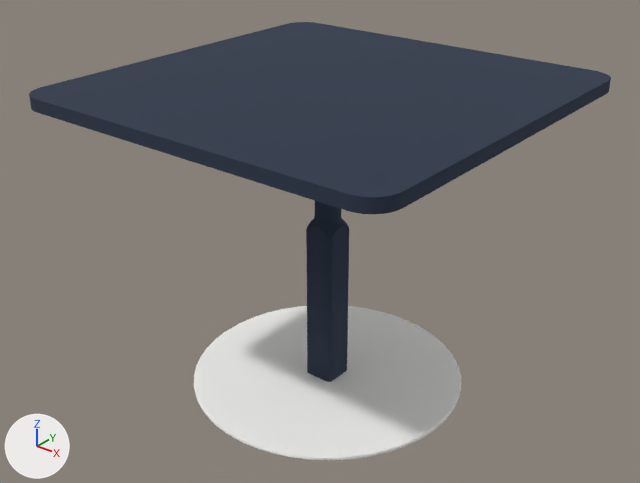
An edit to the glTF model table/product4/4-3.glb, drawn before and after from the same camera.
Both versions are drawn from a 50 mm lens placed at (1.125, -1.435, 1.245), pointed at (-0.013, -0.012, 0.363). Arrows for +X, +Y and +Z are at lower left; the lights stay in place. Where no turn or scale is listed for an object, it has been applied to the vertices. Vertices at the same position are counted once.

Names of what the first picture shows: 'L_584da2d7_cc1e_4726_8178_782962464571_C1_I4', 'L_956c6789_1e5a_4cb2_928b_7b80fcdd3e5a_C1_I11', 'L_a1c35eb5_8430_4ba5_9f1c_68610345e7ff_I13'.
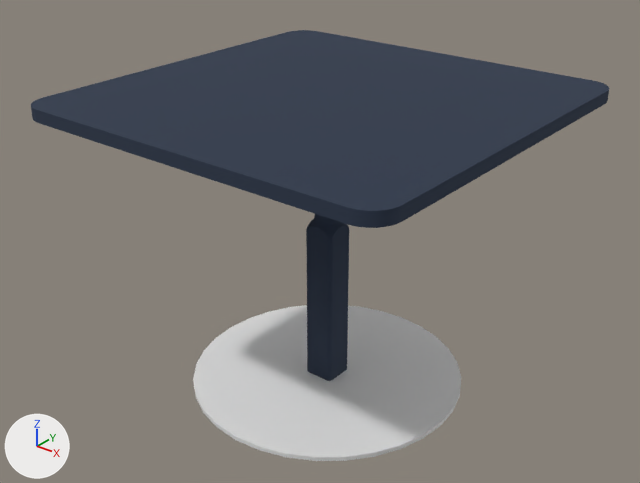
The newer file is also turned or shifted as a whole; pictures and numbers use the older file's frame.

Where the change shows, as pixel boxes [x1, y1, x2, y2] in the pictures (640 x 483 px):
'L_956c6789_1e5a_4cb2_928b_7b80fcdd3e5a_C1_I11', mesh moved: before [29, 22, 611, 214]; after [31, 30, 609, 228]
'Cylinder', added: after [193, 305, 461, 461]
'L_a1c35eb5_8430_4ba5_9f1c_68610345e7ff_I13', deleted: before [194, 306, 461, 460]

The change, as a diff of the scene's bpy script:
```diff
--- a/table/product4/4-3.glb.py
+++ b/table/product4/4-3.glb.py
@@ me_l_956c6789_1e5a_4cb2_928b_7b80fcdd3e5a_c1_i11 @@
 me_l_956c6789_1e5a_4cb2_928b_7b80fcdd3e5a_c1_i11.from_pydata(...)  # 72 vertices, 140 faces; spans x -0.45..0.45, y -0.45..0.45, z 0.702..0.73
 # used by ob_l_956c6789_1e5a_4cb2_928b_7b80fcdd3e5a_c1_i11; location = (0.0, 0.0, 0.0)
+# me_l_956c6789_1e5a_4cb2_928b_7b80fcdd3e5a_c1_i11 part 1: the whole mesh is moved by (0.0, 0.0, -0.022)
 me_l_956c6789_1e5a_4cb2_928b_7b80fcdd3e5a_c1_i11.materials.append(mat_10_oak)
@@ me_cylinder @@
+me_cylinder.from_pydata(...)  # a 32-sided cylinder along z spanning x -0.325..0.325, y -0.325..0.325, z -0.005..0.005
@@ ob_l_a1c35eb5_8430_4ba5_9f1c_68610345e7ff_i13 @@
-ob_l_a1c35eb5_8430_4ba5_9f1c_68610345e7ff_i13 = bpy.data.objects.new('L_a1c35eb5_8430_4ba5_9f1c_68610345e7ff_I13', me_l_a1c35eb5_8430_4ba5_9f1c_68610345e7ff_i13)
-ob_l_a1c35eb5_8430_4ba5_9f1c_68610345e7ff_i13.location = (0.0, 0.0, 0.0)
@@ ob_cylinder @@
+ob_cylinder = bpy.data.objects.new('Cylinder', me_cylinder)
+ob_cylinder.location = (0.003, -0.004, 0.009)
```
